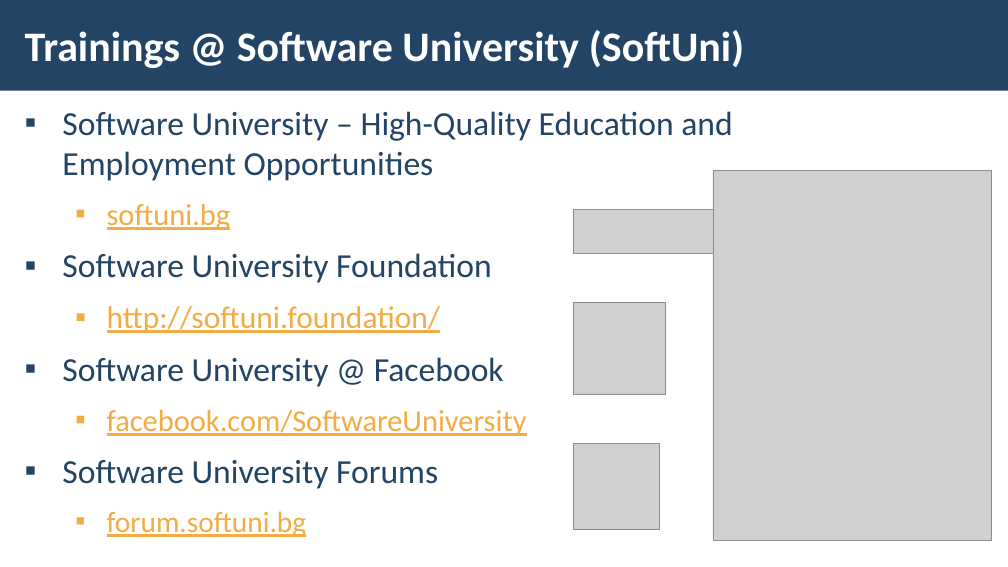
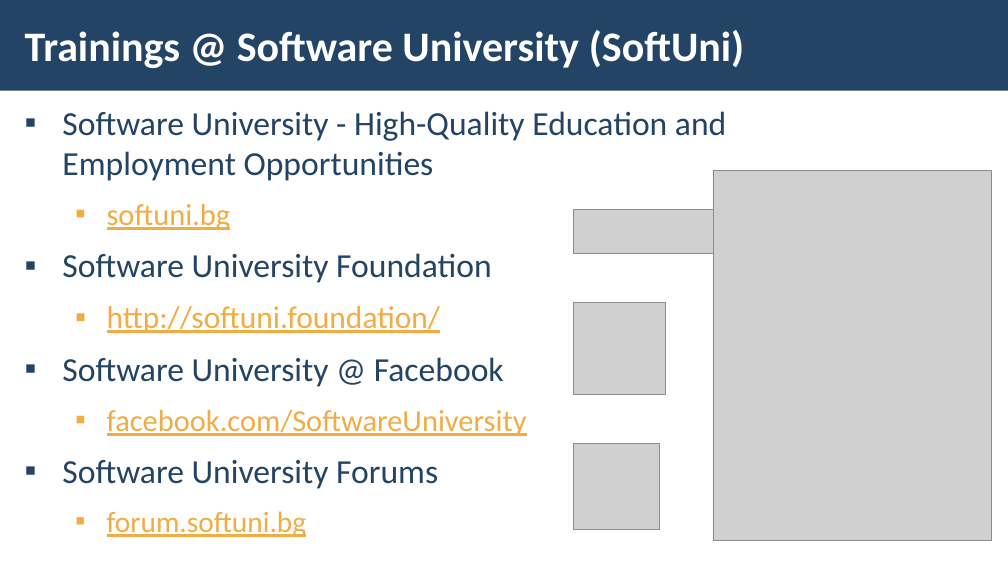
Before and after one commit to pirocorp/JS-Essentials, a slide deck: slide 64 of 01. JAVASCRIPT SYNTAX AND OPERATORS/01. JS-Fundamentals-JavaScript-Syntax-and-Operators.pptx (slide 41 before the commit). Drawn at 1008x567 pixels with LibreOffice and Linux fonts; fonts in the diff are those of the drawing; grey boxes stand for pictures; background and template pictures are left out. Boxes give left, top, right and bottom in pixels: in the first picture for what was removed or moved away, otherwise in the second. Text is boxed around its words. In the diff, an @@ line names an element or a change of style, - is before the commit and + after.

```diff
--- a/01. JAVASCRIPT SYNTAX AND OPERATORS/01. JS-Fundamentals-JavaScript-Syntax-and-Operators.pptx
+++ b/01. JAVASCRIPT SYNTAX AND OPERATORS/01. JS-Fundamentals-JavaScript-Syntax-and-Operators.pptx
@@ text at [62,111,726,181]: text changed @@
-▪ Software University – High-Quality Education and
-  Employment Opportunities
+▪ Software University - High-Quality Education and
+  Employment Opportunities
```
Also in this commit, not shown: 26 other slides changed, 35 slides added, 13 slides removed.
